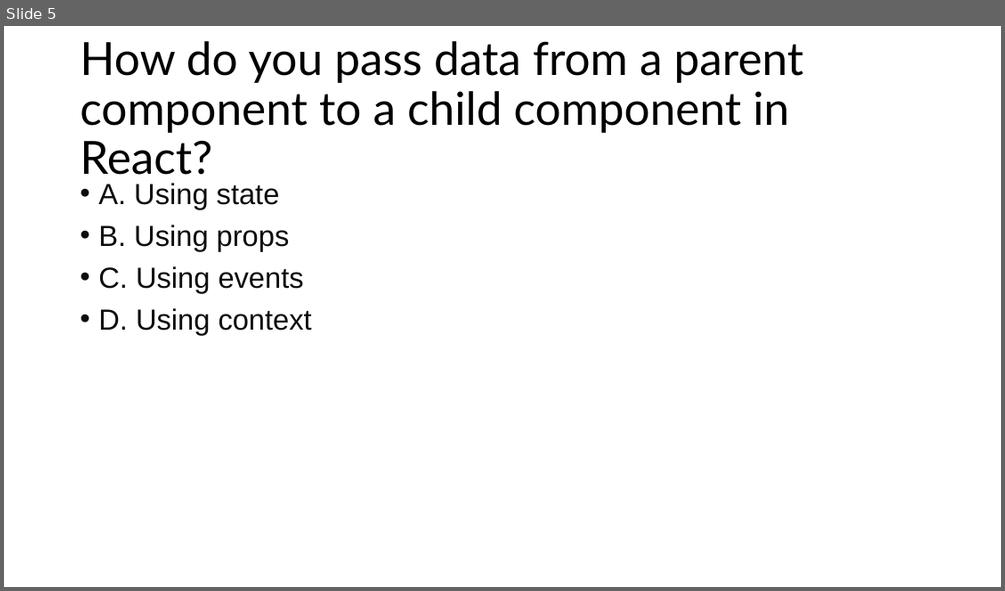
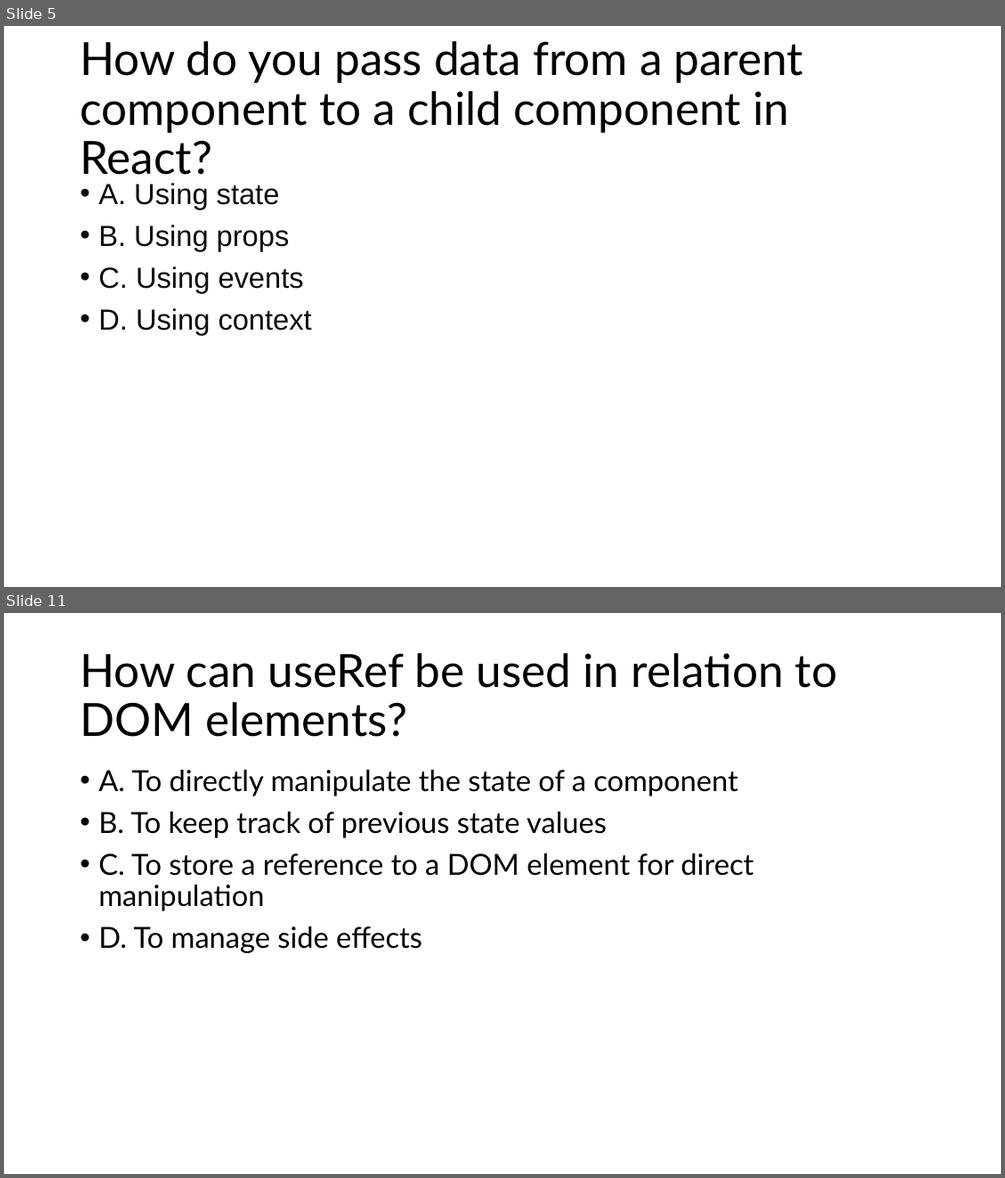
Before and after one commit to aniljos/FS-May-2024, a slide deck: Presentation/MCQ's.pptx. Shown one above the other, each under a label of ours: slide 5 before the commit, slides 5 and 11 after it; the slides between them are not shown. The pictures are 1005x591 and 1005x1178 pixels, drawn with LibreOffice and Linux fonts; fonts in the diff are those of the drawing. Boxes give left, top, right and bottom in pixels: in the first picture for what was removed or moved away, otherwise in the second. Text is boxed around its words. In the diff, an @@ line names an element or a change of style, - is before the commit and + after.

```diff
--- a/Presentation/MCQ's.pptx
+++ b/Presentation/MCQ's.pptx
@@ slide 11 added at (4, 613, 1001, 1174), background #FFFFFF @@
@@ title added at (80, 653, 837, 737), 44 pt, text #000000 @@
+How can useRef be used in relation to DOM elements?
@@ text added at (98, 770, 753, 953), 28 pt, text #000000 @@
+• A. To directly manipulate the state of a component
+• B. To keep track of previous state values
+• C. To store a reference to a DOM element for direct manipulation
+• D. To manage side effects
```
Also in this commit, not shown: 9 other slides added, 1 slide removed, 17 other files.
